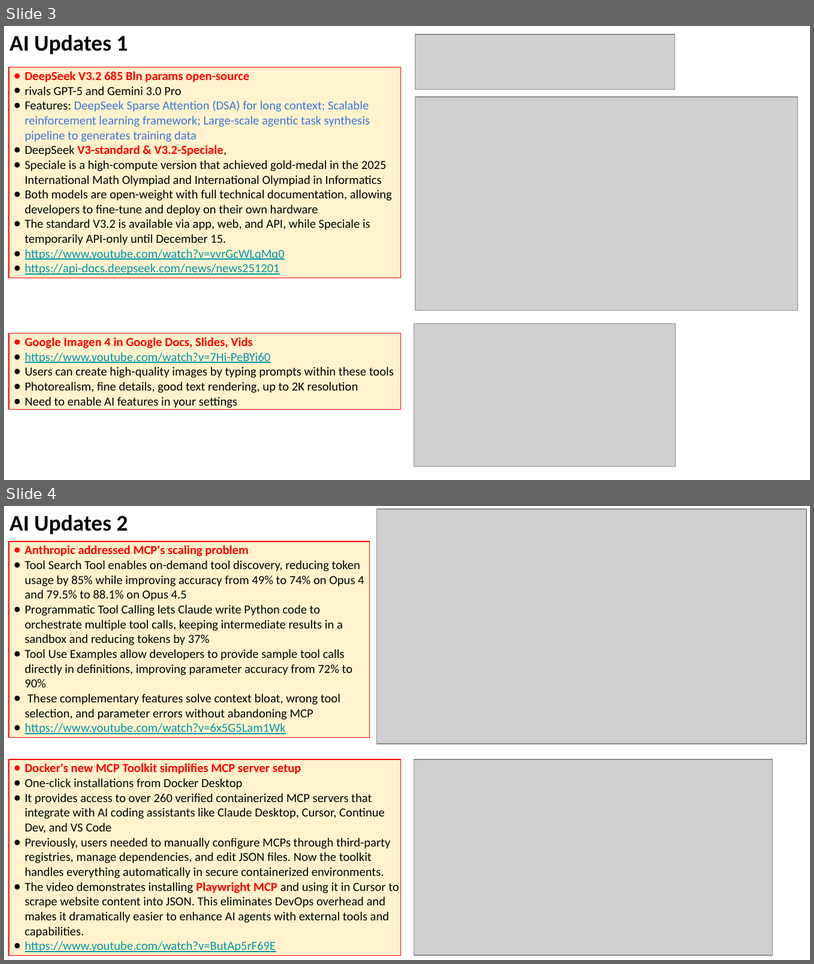
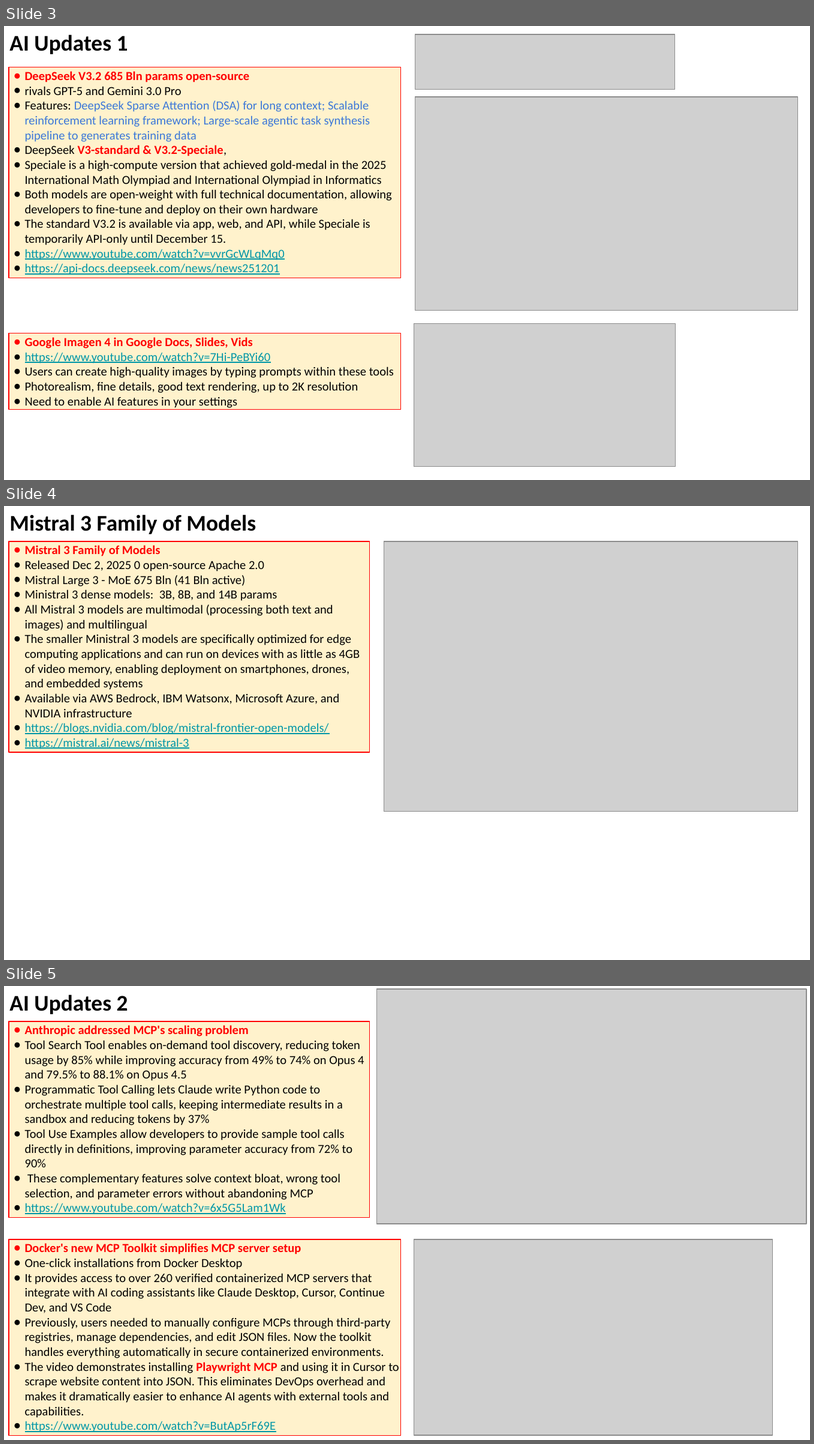
Before and after one commit to lselector/seminar, a slide deck: 2025/2025-12-05-AI-Updates.pptx. Shown one above the other, each under a label of ours: slides 3 and 4 before the commit, slides 3, 4 and 5 after it. The pictures are 814x964 and 814x1444 pixels, drawn with LibreOffice and Linux fonts; fonts in the diff are those of the drawing; grey boxes stand for pictures. Boxes give left, top, right and bottom in pixels: in the first picture for what was removed or moved away, otherwise in the second. Text is boxed around its words. In the diff, an @@ line names an element or a change of style, - is before the commit and + after.

```diff
--- a/2025/2025-12-05-AI-Updates.pptx
+++ b/2025/2025-12-05-AI-Updates.pptx
@@ slide 4 added at [4, 506, 810, 960], background #FFFFFF @@
@@ text added at [9, 514, 256, 534], 20 pt, text #000000, bold @@
+Mistral 3 Family of Models
@@ rectangle added at [9, 541, 369, 752], fill #FFF2CC, outline #FF0000 0.75 pt, 11 pt, text #000000 @@
+● Mistral 3 Family of Models
+● Released Dec 2, 2025 0 open-source Apache 2.0
+● Mistral Large 3 - MoE 675 Bln (41 Bln active)
+● Ministral 3 dense models: 3B, 8B, and 14B params
+● All Mistral 3 models are multimodal (processing both text and images) and multilingual
+● The smaller Ministral 3 models are specifically optimized for edge computing applications and can run on devices with as little as 4GB of video memory, enabling deployment on smartphones, drones, and embedded systems
+● Available via AWS Bedrock, IBM Watsonx, Microsoft Azure, and NVIDIA infrastructure
+● https://blogs.nvidia.com/blog/mistral-frontier-open-models/
+● https://mistral.ai/news/mistral-3
@@ picture added at [384, 541, 798, 811] @@
@@ what was slide 4 is now slide 5 @@
```
Also in this commit, not shown: 2 slides changed, 5 other slides added.
